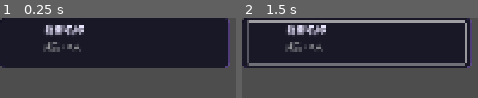
Above: before the commit, frames 1-2 (left to right).
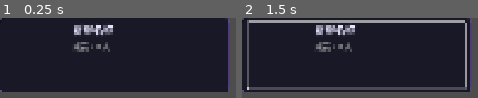
Above: after the commit, the same moments.

Repository: CABM-Team/CABM2
Game: Godot game, scene res://scenes/character_select/group_card.tscn
Two runs of this game, one before a commit and one after it. Both use one fixed random seed, a clock stepped at 60 frames per second and the inputs below. This scene is started directly instead of the project's main scene.
Inputs (mouse positions are in pixels of both pictures, inside the frame that each line leads up to; where the layout moved, square brackets give the same spot in the first picture):
- Up to frame 1 (0.25 s): no input
- Up to frame 2 (1.5 s): click (357, 55) [357, 42] at 0.5 s; click (357, 55) [357, 42] at 1.25 s

The runs differ from the first frame. In frame 1, 34% of the frame differs, in the area x 0-98%, y 8-93%; in frame 2, 34%.

Commit message:
fix(ui): 群聊头像

Diff:
--- a/scenes/character_select/group_card.tscn
+++ b/scenes/character_select/group_card.tscn
@@ -3,7 +3,7 @@
 [ext_resource type="Script" uid="uid://xiod8r5tj118" path="res://scripts/character_select/GroupCard.gd" id="1"]
 
 [node name="GroupCard" type="PanelContainer"]
-custom_minimum_size = Vector2(550, 120)
+custom_minimum_size = Vector2(550, 180)
 mouse_filter = 1
 script = ExtResource("1")
 
@@ -11,10 +11,9 @@
 layout_mode = 2
 theme_override_constants/separation = 12
 
-[node name="AvatarRow" type="HBoxContainer" parent="HBox"]
-custom_minimum_size = Vector2(80, 80)
+[node name="AvatarRow" type="Control" parent="HBox"]
+custom_minimum_size = Vector2(150, 150)
 layout_mode = 2
-theme_override_constants/separation = 4
 
 [node name="VBox" type="VBoxContainer" parent="HBox"]
 layout_mode = 2
--- a/scripts/character_select/GroupCard.gd
+++ b/scripts/character_select/GroupCard.gd
@@ -1,14 +1,23 @@
 ## GroupCard.gd
 ## 群聊卡片，显示群名、成员头像列表
+##
+## 头像拼图规则（保持正方形，容器 80×80）：
+##   1 人：整块
+##   2 人：左右各 1/2
+##   3 人：左 1/2，右侧上下各 1/4（即右列两个 1/4）
+##   4 人：田字形，各 1/4
+##   5 人以上：只取前 4 人，田字形
 
 extends PanelContainer
 
 signal selected(group_data: Dictionary)
 
-@onready var name_label: Label = $HBox/VBox/NameLabel
+@onready var name_label: Label    = $HBox/VBox/NameLabel
 @onready var members_label: Label = $HBox/VBox/MembersLabel
-@onready var avatar_row: HBoxContainer = $HBox/AvatarRow
-@onready var click_area: Button = $ClickArea
+@onready var avatar_row: Control  = $HBox/AvatarRow
+@onready var click_area: Button   = $ClickArea
+
+const AVATAR_SIZE := 150.0  # 容器边长（与场景 custom_minimum_size 一致）
 
 var _group_data: Dictionary = {}
 
@@ -27,22 +36,18 @@
 	for c in avatar_row.get_children():
 		c.queue_free()
 
-	# 显示前 5 个成员头像
-	var shown := 0
+	# 收集最多 4 个头像纹理
+	var textures: Array[Texture2D] = []
 	for char_id in ids:
-		if shown >= 5:
+		if textures.size() >= 4:
 			break
 		var char_data := _find_char(char_id, all_characters)
 		if char_data.is_empty():
 			continue
 		var tex := _load_avatar(char_data)
-		var rect := TextureRect.new()
-		rect.custom_minimum_size = Vector2(64, 64)
-		rect.expand_mode = TextureRect.EXPAND_IGNORE_SIZE
-		rect.stretch_mode = TextureRect.STRETCH_KEEP_ASPECT_COVERED
-		rect.texture = tex
-		avatar_row.add_child(rect)
-		shown += 1
+		textures.append(tex)  # tex 可能为 null，占位用
+
+	_build_avatar_layout(textures)
 
 	# 卡片样式
 	var style := StyleBoxFlat.new()
@@ -56,6 +61,42 @@
 	style.content_margin_bottom = 10
 	add_theme_stylebox_override("panel", style)
 
+## 根据头像数量构建布局，所有 rect 坐标均相对于 avatar_row
+func _build_avatar_layout(textures: Array[Texture2D]) -> void:
+	var n := textures.size()
+	var s := AVATAR_SIZE
+	var h := s * 0.5  # 半格
+
+	# rects: Array of {tex, x, y, w, h}
+	var rects: Array[Dictionary] = []
+
+	match n:
+		0:
+			pass
+		1:
+			rects.append({tex=textures[0], x=0.0, y=0.0, w=s, h=s})
+		2:
+			rects.append({tex=textures[0], x=0.0,  y=0.0, w=h, h=s})
+			rects.append({tex=textures[1], x=h,    y=0.0, w=h, h=s})
+		3:
+			rects.append({tex=textures[0], x=0.0,  y=0.0, w=h, h=s})
+			rects.append({tex=textures[1], x=h,    y=0.0, w=h, h=h})
+			rects.append({tex=textures[2], x=h,    y=h,   w=h, h=h})
+		_:  # 4+
+			rects.append({tex=textures[0], x=0.0,  y=0.0, w=h, h=h})
+			rects.append({tex=textures[1], x=h,    y=0.0, w=h, h=h})
+			rects.append({tex=textures[2], x=0.0,  y=h,   w=h, h=h})
+			rects.append({tex=textures[3], x=h,    y=h,   w=h, h=h})
+
+	for r in rects:
+		var rect := TextureRect.new()
+		rect.texture = r.tex
+		rect.expand_mode = TextureRect.EXPAND_IGNORE_SIZE
+		rect.stretch_mode = TextureRect.STRETCH_KEEP_ASPECT_COVERED
+		rect.position = Vector2(r.x, r.y)
+		rect.size = Vector2(r.w, r.h)
+		avatar_row.add_child(rect)
+
 func _find_char(char_id: String, all_characters: Array[Dictionary]) -> Dictionary:
 	for c in all_characters:
 		if c.get("id", "") == char_id:
@@ -63,9 +104,10 @@
 	return {}
 
 func _load_avatar(char_data: Dictionary) -> Texture2D:
-	var image_dir: String = char_data.get("image", "")
-	for ext in ["png", "jpg", "jpeg", "webp"]:
-		var p: String = image_dir + "/avatar." + ext
-		if ResourceLoader.exists(p):
-			return load(p)
+	var char_id: String = char_data.get("id", "")
+	for base in ["user://characters/", "res://characters/"]:
+		for ext in ["png", "jpg", "jpeg", "webp"]:
+			var p: String = base + char_id + "/avatar." + ext
+			if ResourceLoader.exists(p):
+				return load(p)
 	return null
